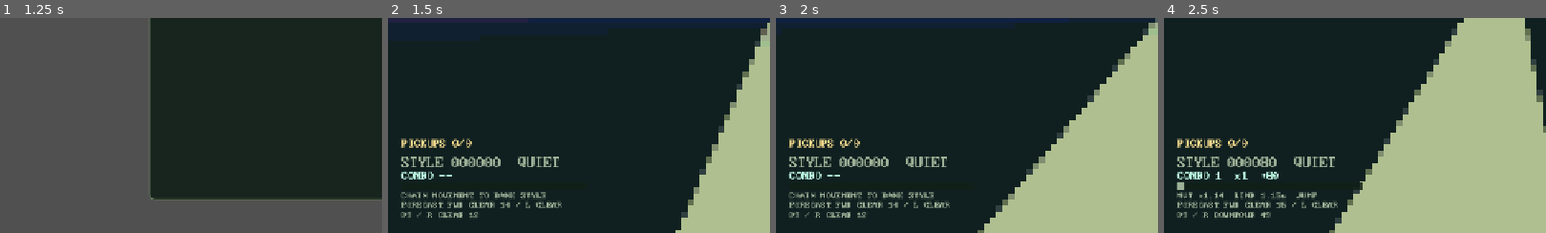
Above: before the commit, frames 1-4 (left to right).
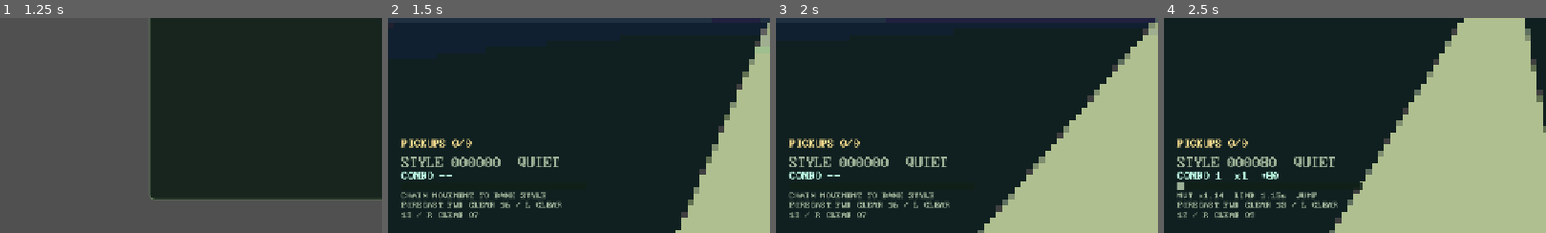
Above: after the commit, the same moments.

Repository: gongahkia/hot-cross-buns
Game: Godot game, scene res://scenes/main.tscn
Two runs of this game, one before a commit and one after it. Both use one fixed random seed, a clock stepped at 60 frames per second and the inputs below.
Inputs (mouse positions are % of the whole screen's width and height, from its top left):
- Up to frame 1 (1.25 s): click "Choose a journey" at 0.5 s
- Up to frame 2 (1.5 s): click "Infinite Expedition SURVIVAL …" at 1.25 s
- Up to frame 3 (2 s): no input
- Up to frame 4 (2.5 s): tap Enter at 2 s; move the mouse to (55, 50) at 2.02 s; hold W (move_forward) from 2.03 s (still down); tap 7 (build_platform) at 2.1 s; click (55, 50) at 2.17 s; tap Space (jump) at 2.27 s
The pictures show only the part of the screen within x 0-50%, y 50-100%; the shares and areas given below are measured in that part.

Frame 1 is identical in both runs. In frame 2, less than 0.1% of the frame differs, in the area x 3-32%, y 85-93%; in frame 3, less than 0.1%; in frame 4, 0.2%.

Commit message:
derive megastructure hydrology from damage

Diff:
--- a/scripts/world_megastructure_generator.gd
+++ b/scripts/world_megastructure_generator.gd
@@ -7,7 +7,7 @@
 const ROUTE_VALIDATOR := preload("res://scripts/world_megastructure_route_validator.gd")
 
 const MEGACELL_SIZE := 4096
-const DESCRIPTOR_SCHEMA_VERSION := 8
+const DESCRIPTOR_SCHEMA_VERSION := 9
 const ARCHETYPE_ID := "ruined_transcontinental_spine"
 const ARCHETYPE_VERSION := 1
 const GENERATOR_SCHEMA_VERSION := GENERATION_IDENTITY.GENERATOR_SCHEMA_VERSION
@@ -59,11 +59,13 @@
 	var survival_detour := _survival_detour(route_prefix, post_threshold, first_goal, transverse, _stage_rng(megacell, STAGE_REFUGE))
 	var construction_elements := _construction_elements(center, axis, transverse)
 	var damage := _constrained_damage(megacell, construction_elements)
+	var hydrology := _hydrology(damage)
 	var descriptor := {
 		"archetype": {"id": ARCHETYPE_ID, "version": ARCHETYPE_VERSION},
 		"construction_elements": construction_elements,
 		"damage": damage,
 		"epochs": _construction_epochs(),
+		"hydrology": hydrology,
 		"entry": {
 			"approach_anchor": _point(approach),
 			"entry_id": route_prefix + ":entry",
@@ -104,6 +106,7 @@
 	assert(bool(ROUTE_VALIDATOR.validate_affordance_visibility(descriptor).get("valid", false)), "generated megastructure affordance visibility is invalid")
 	assert(bool(ROUTE_VALIDATOR.validate_route_preservation(descriptor, descriptor).get("valid", false)), "generated megastructure route preservation is invalid")
 	assert(bool(ROUTE_VALIDATOR.validate_damage_constraints(descriptor).get("valid", false)), "generated megastructure damage constraints are invalid")
+	assert(bool(ROUTE_VALIDATOR.validate_hydrology_constraints(descriptor).get("valid", false)), "generated megastructure hydrology constraints are invalid")
 	return descriptor
 
 func _construction_epochs() -> Array:
@@ -143,6 +146,14 @@
 		var target: Dictionary = by_id[target_id]
 		records.append({"affected_route_ids":[],"bounds":(target.get("bounds", {}) as Dictionary).duplicate(true),"damage_id" …(238 unchanged characters)…
 	return records
+
+func _hydrology(damage: Array) -> Array:
+	var effects: Array = []
+	for record: Dictionary in damage:
+		var bounds: Dictionary = (record.get("bounds", {}) as Dictionary).duplicate(true)
+		var minimum: Array = bounds.get("min", [])
+		effects.append({"affected_route_ids":[],"bounds":bounds,"effect":"rainwater_inflow" if str(record.get("damage_type", "")) == "facade_breach" else "coolant_seep","hydrology_id":"hydrology:" + str(record.get("damage_id", "")),"source_damage_id":str(record.get("damage_id", "")),"source_element_id":str(record.get("target_element_id", "")),"type":"infrastructure_hydrology","water_level":int(minimum[1]) + 2,"water_quality":"contaminated" if str(record.get("damage_type", "")) == "facade_breach" else "industrial"})
+	return effects
 
 func _axis(megacell: Vector3i) -> Vector3i:
 	match _stage_rng(megacell, STAGE_AXIS).next_range(0, 3):
--- a/scripts/world_megastructure_generator_test.gd
+++ b/scripts/world_megastructure_generator_test.gd
@@ -6,11 +6,11 @@
 const SEED := 20260731
 const CELLS := [Vector3i(-2, 0, 1), Vector3i(-1, 0, -3), Vector3i(0, 0, 0), Vector3i(4, 0, -2), Vector3i(7, 0, 5)]
 const EXPECTED_HASHES := {
-	"-2:0:1": "41d097e2087e2cee54bb41c2c9e291f78d9593b196b0f9df3f60c54ab4b83a68",
-	"-1:0:-3": "7f03051f41fe741e37c332c3a452c1feed229c5b056868aba807a642611e8719",
-	"0:0:0": "e421559bd70b7981044dc9505c435f6c12d28fe700892fb4f650db74c0126010",
-	"4:0:-2": "afe4a3440dabae818174a70d5db9bb4aae1e3f597fd9aa4f7d8d5f63a4a634bd",
-	"7:0:5": "fb6090761458b809488e70ee430fef078e0756d320a8b25d972ad84bfc861975",
+	"-2:0:1": "073cad7566aedf147634c6c60c43f79e0d3f8088cf1e13ca2418c35faaaf3ce8",
+	"-1:0:-3": "fd8b8f072c0c3e9e02fd2c97865491002a443639928769b45aa86b84762a06d9",
+	"0:0:0": "cbe7e7ac866edf2559de7dd8d4db9721643c64c65821d9f1c4bf0304d388fd1e",
+	"4:0:-2": "99543cd3030cca9e109f27638f186b70c13c1fe6b64980ab5027c1e624acfba6",
+	"7:0:5": "c208bd85d03ed2977c9d4fe0c1b0f8f02a56ecb1ee2d26de5a5d6644089baa56",
 }
 var failed := false
 
@@ -47,10 +47,11 @@
 	var routes: Array = descriptor.get("routes", [])
 	var reveals: Array = descriptor.get("reveals", [])
 	var interior: Dictionary = descriptor.get("interior", {})
-	_expect(str(descriptor.type) == "megastructure" and str(ide …(103 unchanged characters)… (identity.descriptor_schema_version) == 8 and str(identity.generator_schema_versi …(200 unchanged characters)…
+	_expect(str(descriptor.type) == "megastructure" and str(ide …(103 unchanged characters)… (identity.descriptor_schema_version) == 9 and str(identity.generator_schema_versi …(200 unchanged characters)…
 	_assert_epochs(descriptor.get("epochs", []))
 	_assert_construction_elements(descriptor.get("construction_elements", []))
 	_assert_damage(descriptor.get("damage", []))
+	_assert_hydrology(descriptor.get("hydrology", []))
 	_expect(str(interior.terrain_mode) == "flat_enclosed_floor" and int(interior.floor_y) == 24 and int(interior.ceiling_y) == 100, "interior floor contract drifted")
 	_expect(str(entry.entry_type) == "elevated_spine_underpass" and (entry.approach_anchor as Array).size() == 3 and (entr …(341 unchanged characters)…
 	_expect(routes.size() == 3 and _route_exists(routes, "baseline", "walk", true) and _route_exists(routes, "expressive", "grapple", false) and _route_exists(routes, "survival", "walk", false) and str(routes[0].sector_id).ends_with(":sector"), "opening route descriptor contract drifted")
@@ -109,6 +110,13 @@
 		_expect(str(record.get("type", "")) == "constrained_damage" and str(record.get("severity", "")) in ["minor", "moderate"] and (record.get("affected_route_ids", []) as Array).is_empty() and (record.get("bounds", {}) as Dictionary).has_all(["min", "max"]), "constrained damage contract drifted")
 	_expect(ids == ["attached_habitation_east", "autonomous_machine_clamp"], "constrained damage target order drifted")
 
+func _assert_hydrology(hydrology: Array) -> void:
+	var sources: Array = []
+	for effect: Dictionary in hydrology:
+		sources.append(str(effect.get("source_damage_id", "")))
+		_expect(str(effect.get("type", "")) == "infrastructure_hydrology" and str(effect.get("effect", "")) in ["rainwater_inflow", "coolant_seep"] and str(effect.get("water_quality", "")) in ["contaminated", "industrial"] and int(effect.get("water_level", 0)) > 0 and (effect.get("affected_route_ids", []) as Array).is_empty(), "infrastructure hydrology contract drifted")
+	_expect(sources == ["damage:attached_habitation_east", "damage:autonomous_machine_clamp"], "infrastructure hydrology source order drifted")
+
 func _expect(condition: bool, message: String) -> void:
 	if condition:
 		return
--- a/scripts/world_megastructure_route_validator.gd
+++ b/scripts/world_megastructure_route_validator.gd
@@ -10,6 +10,7 @@
 const AFFORDANCE_VISIBILITY_SCHEMA := "megastructure-affordance-visibility-validation/v1"
 const ROUTE_PRESERVATION_SCHEMA := "megastructure-route-preservation-validation/v1"
 const DAMAGE_CONSTRAINT_SCHEMA := "megastructure-damage-constraint-validation/v1"
+const HYDROLOGY_CONSTRAINT_SCHEMA := "megastructure-hydrology-constraint-validation/v1"
 const GRAPPLE_ANCHOR_HEIGHT := 12
 const RECOVERY_HORIZONTAL_CLEARANCE := 2.0
 const RECOVERY_HEADROOM := 2.0
@@ -240,6 +241,32 @@
 		issues.append("damage_records_missing")
 	return _damage_result(issues)
 
+static func validate_hydrology_constraints(descriptor: Dictionary) -> Dictionary:
+	var issues: Array = []
+	var damage_by_id := {}
+	for damage: Dictionary in descriptor.get("damage", []):
+		damage_by_id[str(damage.get("damage_id", ""))] = damage
+	var baseline := _route_by_id(descriptor.get("routes", []), _required_baseline_id(descriptor.get("entry", {})))
+	var baseline_issues: Array = []
+	var baseline_path := _route_path(baseline, baseline_issues)
+	for effect: Dictionary in descriptor.get("hydrology", []):
+		var source_id := str(effect.get("source_damage_id", ""))
+		var source: Dictionary = damage_by_id.get(source_id, {})
+		var bounds: Dictionary = effect.get("bounds", {})
+		if source.is_empty() or not _valid_bounds(bounds) or str(effect.get("type", "")) != "infrastructure_hydrology" or str(effect.get("source_element_id", "")) != str(source.get("target_element_id", "")):
+			issues.append("hydrology_source_invalid")
+			continue
+		var minimum := _point(bounds.min)
+		var maximum := _point(bounds.max)
+		var water_level := float(effect.get("water_level", minimum.y - 1.0))
+		if water_level < minimum.y or water_level > maximum.y:
+			issues.append("hydrology_level_invalid")
+		if not (effect.get("affected_route_ids", []) as Array).is_empty() or _path_intersects_bounds(baseline_path, bounds):
+			issues.append("hydrology_affects_mandatory_route")
+	if (descriptor.get("hydrology", []) as Array).is_empty():
+		issues.append("hydrology_records_missing")
+	return _hydrology_result(issues)
+
 static func _ground(id: String, max_slope_degrees: float) -> Dictionary:
 	return {"id":id,"max_drop":0.0,"max_horizontal":0.0,"max_rise":0.0,"max_slope_degrees":max_slope_degrees,"requires_ground":true,"unbounded_horizontal":true}
 
@@ -368,3 +395,6 @@
 
 static func _damage_result(issues: Array) -> Dictionary:
 	return {"issues":issues,"schema":DAMAGE_CONSTRAINT_SCHEMA,"valid":issues.is_empty()}
+
+static func _hydrology_result(issues: Array) -> Dictionary:
+	return {"issues":issues,"schema":HYDROLOGY_CONSTRAINT_SCHEMA,"valid":issues.is_empty()}
--- a/scripts/world_megastructure_route_validator_test.gd
+++ b/scripts/world_megastructure_route_validator_test.gd
@@ -20,6 +20,7 @@
 	_assert_affordance_visibility_validation()
 	_assert_route_preservation_validation()
 	_assert_damage_constraint_validation()
+	_assert_hydrology_constraint_validation()
 	var copy := VALIDATOR.envelope("jump")
 	copy["max_horizontal"] = 999.0
 	_expect(float(VALIDATOR.envelope("jump").get("max_horizontal", 0.0)) == 6.0 and VALIDATOR.envelope("missing").is_empty(), "route envelope isolation drifted")
@@ -157,6 +158,17 @@
 	(route_intersection.damage[0] as Dictionary)["bounds"] = {"min":start,"max":[int(start[0]) + 1, int(start[1]) + 1, int(start[2]) + 1],"unit":"world_unit"}
 	_expect("damage_intersects_mandatory_route" in VALIDATOR.validate_damage_constraints(route_intersection).get("issues", []), "damage intersecting a mandatory route was accepted")
 
+func _assert_hydrology_constraint_validation() -> void:
+	var source := GENERATOR.new(20260731).generate(Vector3i.ZERO)
+	var valid := VALIDATOR.validate_hydrology_constraints(source)
+	_expect(str(valid.get("schema", "")) == VALIDATOR.HYDROLOGY_CONSTRAINT_SCHEMA and bool(valid.get("valid", false)), "generated hydrology constraints are invalid")
+	var missing_source := source.duplicate(true)
+	(missing_source.hydrology[0] as Dictionary)["source_damage_id"] = "damage:missing"
+	_expect("hydrology_source_invalid" in VALIDATOR.validate_hydrology_constraints(missing_source).get("issues", []), "hydrology without broken infrastructure was accepted")
+	var bad_level := source.duplicate(true)
+	(bad_level.hydrology[0] as Dictionary)["water_level"] = 9999
+	_expect("hydrology_level_invalid" in VALIDATOR.validate_hydrology_constraints(bad_level).get("issues", []), "out-of-bounds water level was accepted")
+
 func _expect(condition: bool, message: String) -> void:
 	if condition:
 		return
Not shown, changed: TODO_MEGASTRUCTURE.md
Not shown, changed: docs/megastructure-construction-history.md
Not shown, changed: docs/megastructure-descriptor-contract.md
